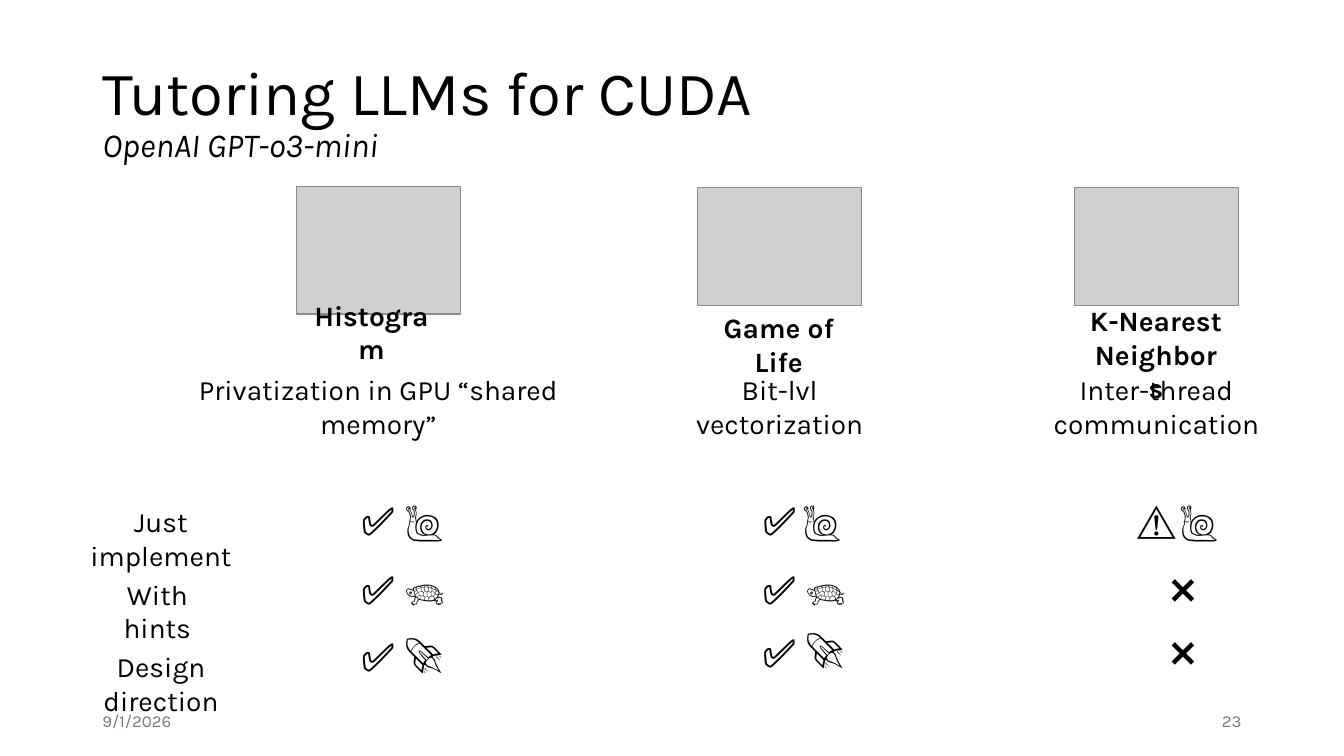
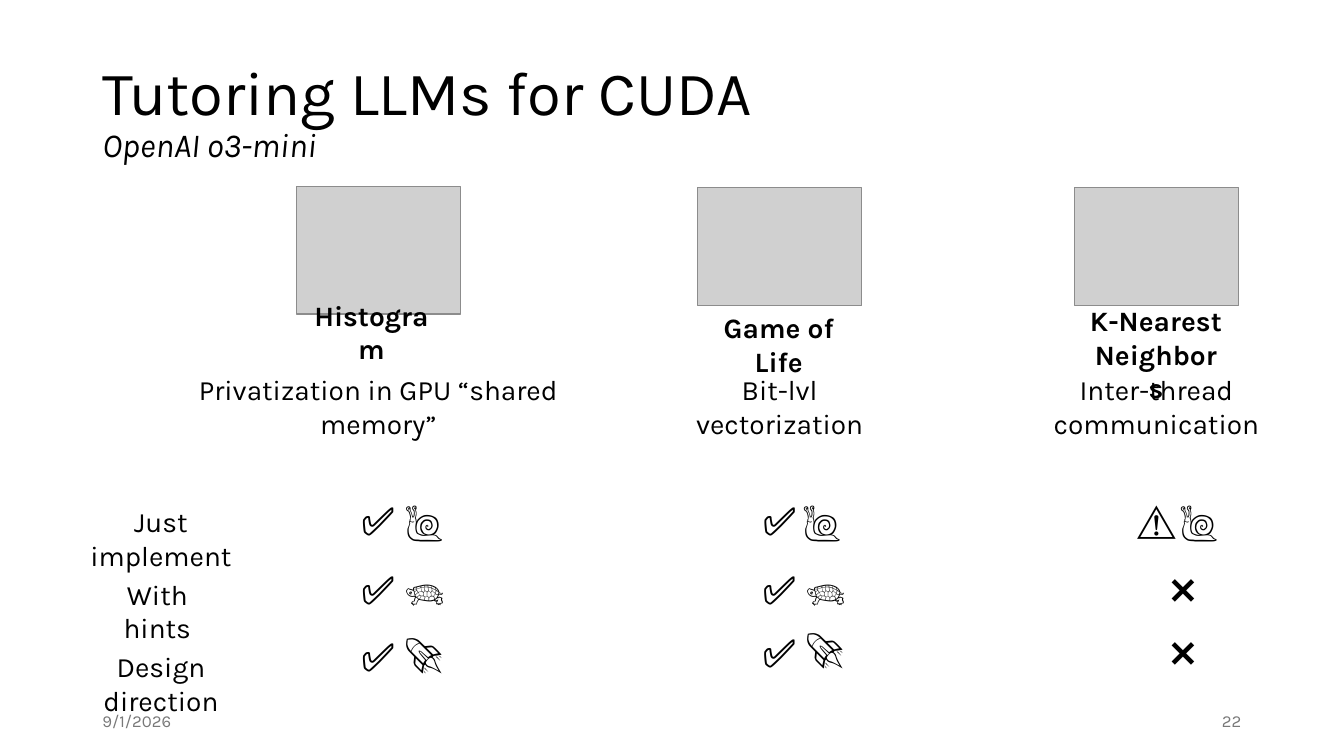
Before and after one commit to jiriklepl/phd-thesis, a slide deck: slide 22 of slides/Optimizing Memory Layouts and Traversal Orders in High-Performance Computing.pptx (slide 23 before the commit). Drawn at 1344x756 pixels with LibreOffice and Linux fonts; fonts in the diff are those of the drawing; grey boxes stand for pictures. Boxes give left, top, right and bottom in pixels: in the first picture for what was removed or moved away, otherwise in the second. Text is boxed around its words. In the diff, an @@ line names an element or a change of style, - is before the commit and + after.

```diff
--- a/slides/Optimizing Memory Layouts and Traversal Orders in High-Performance Computing.pptx
+++ b/slides/Optimizing Memory Layouts and Traversal Orders in High-Performance Computing.pptx
@@ title at <box>102,72,752,165</box>: text changed @@
-Tutoring LLMs for CUDA
-OpenAI GPT-o3-mini
+Tutoring LLMs for CUDA
+OpenAI o3-mini
@@ page number at <box>1222,716,1241,727</box>: text changed @@
-23
+22
```
Also in this commit, not shown: 9 other slides changed, 1 slide removed.
